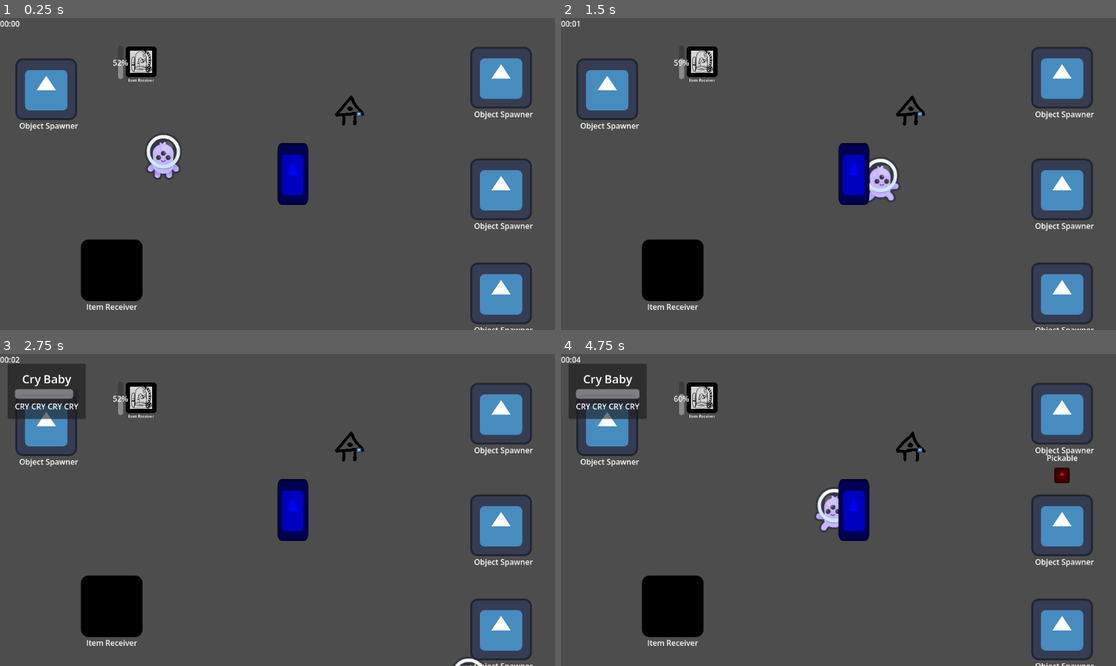
Above: before the commit, frames 1-4 (two rows, left to right).
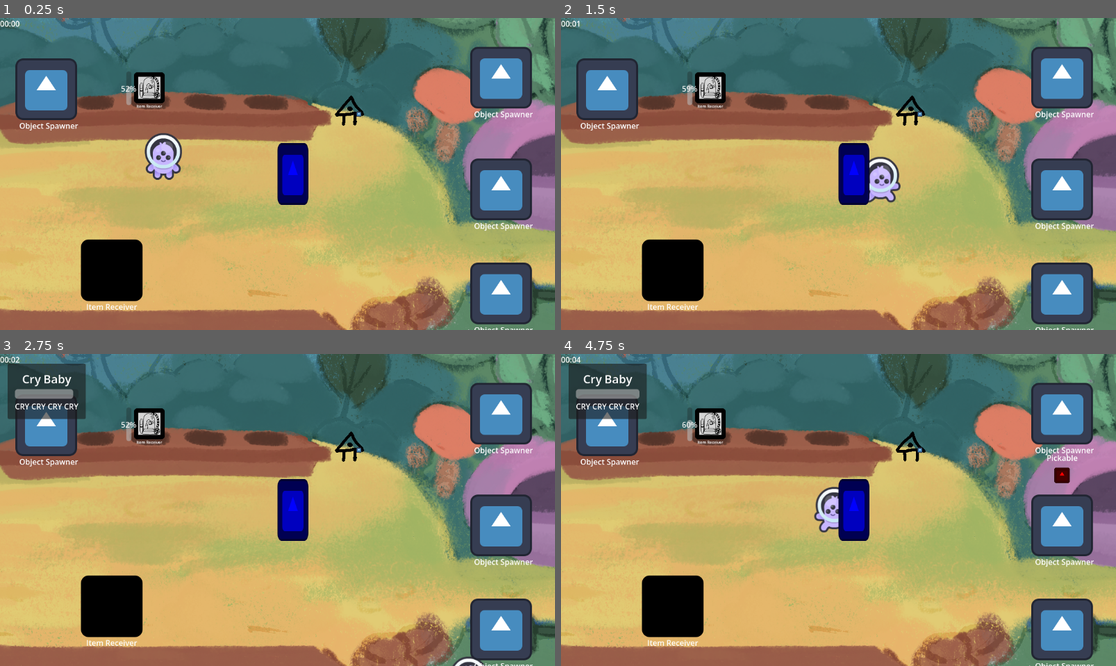
Above: after the commit, the same moments.

Repository: CamaraoLendario/Chaotic-Plants
Game: Godot game, scene res://main_world.tscn
The game is run twice, just before and just after one commit, with the same random seed, the same clock (stepped at 60 frames per second) and the same inputs. The engine's default icon, where the game draws it, is replaced by a stand-in: a white triangle on a blue panel in a dark square.
Inputs (mouse positions are in pixels of both pictures, inside the frame that each line leads up to):
- Up to frame 1 (0.25 s): no input
- Up to frame 2 (1.5 s): move the mouse to (960, 158) at 0.52 s; hold D (Right) 0.53-1.28 s; hold E (Interact) 0.53-1.28 s; move the mouse to (727, 189) at 1.27 s; hold S (Down) from 1.28 s (still down); tap F (Throw) at 1.35 s
- Up to frame 3 (2.75 s): move the mouse to (333, 441) at 2.02 s; release S (Down) at 2.03 s; hold D (Right) from 2.03 s (still down); hold E (Interact) from 2.03 s (still down)
- Up to frame 4 (4.75 s): move the mouse to (810, 572) at 2.77 s; release D (Right) at 2.78 s; release E (Interact) at 2.78 s; hold W (Up) 2.78-3.53 s; tap F (Throw) at 2.85, 4.35 s; move the mouse to (1005, 556) at 3.52 s; hold E (Interact) 3.53-4.28 s; hold A (Left) from 3.53 s (still down); move the mouse to (672, 463) at 4.27 s

The runs differ from the first frame. In frame 1, 85% of the frame differs, in the area x 0-100%, y 0-100%; in frame 2, 85%; in frame 3, 84%; in frame 4, 83%.

Commit message:
base plant pickable

Diff:
--- a/Plants/base_plant.gd
+++ b/Plants/base_plant.gd
@@ -5,12 +5,15 @@
 # Receive Item
 
 signal grew (growStage : int)
+signal finishedGrowing
 @export var isByStages : bool = false
 @export var growTime : float = 1 ## Time to grow in seconds
 @export var growGoal : int = 3 ## How many stages the plant has
-@export_group("Nodes")
+
+@export_group("References")
+@export var sprite: AnimatedSprite2D
 @export var interactable : Interactable
-@export var sprite: AnimatedSprite2D
+@export var pickable: Pickable
 
 var isGrowing: bool = true
 
@@ -21,8 +24,8 @@
 		isPlanted = value
 		(material as ShaderMaterial).set_shader_parameter("animate", value)
 
+var isPlanted: bool = false
 
-var isPlanted: bool = false
 var data: PlantData
 var isGrown : bool = false
 var GrowProgress : float: ## How far the plant is in the growing progress. from 0 to growGoal
@@ -33,12 +36,11 @@
 		check_grow_progress()
 var growProgress: float = 0
 
-
 func _ready() -> void:
 	interactable.wasInteracted.connect(on_interacted)
 	if data == null:
 		printerr("Plant ", name, " does not have data set. Null errors will occur!")
-	(material as ShaderMaterial).set_shader_parameter("startTime", randf()*2*PI) ## doesnt really get any time, but this is simpler and does the same effect
+	(material as ShaderMaterial).set_shader_parameter("startTime", randf() * 2 * PI) ## doesnt really get any time, but this is simpler and does the same effect
 
 func set_data(plantData: PlantData):
 	data = plantData
@@ -52,10 +54,15 @@
 	print("I was interacted with")
 
 func _physics_process(delta: float) -> void:
-	if (!isByStages and GrowProgress < growGoal-1 and isGrowing):
+	if (!isByStages and GrowProgress < growGoal-1 and isGrowing and !isGrown):
 		GrowProgress += (delta / growTime) * growGoal
 
 func check_grow_progress():
 	sprite.animation = "stage" +  str(int(GrowProgress))
 	if (growProgress >= growGoal-1):
-		isGrown = true
+		finishGrowing()
+
+func finishGrowing():
+	isGrown = true
+	pickable.activate()
+	finishedGrowing.emit()
--- a/Plants/base_plant.tscn
+++ b/Plants/base_plant.tscn
@@ -30,11 +30,15 @@
 "speed": 5.0
 }]
 
-[node name="BasePlant" type="Node2D" unique_id=629364572 node_paths=PackedStringArray("interactable", "sprite")]
+[sub_resource type="RectangleShape2D" id="RectangleShape2D_51v42"]
+size = Vector2(64, 64)
+
+[node name="BasePlant" type="Node2D" unique_id=629364572 node_paths=PackedStringArray("sprite", "interactable", "pickable")]
 material = SubResource("ShaderMaterial_gwtbr")
 script = ExtResource("1_ha1yr")
+sprite = NodePath("Sprite")
 interactable = NodePath("Interactable")
-sprite = NodePath("Sprite")
+pickable = NodePath("Pickable")
 
 [node name="Sprite" type="AnimatedSprite2D" parent="." unique_id=1713877530]
 use_parent_material = true
@@ -47,5 +51,10 @@
 
 [node name="Pickable" type="Area2D" parent="." unique_id=1570847046]
 collision_layer = 2
+monitoring = false
+monitorable = false
 script = ExtResource("3_evnqr")
 metadata/_custom_type_script = "uid://d5sfdadk20ij"
+
+[node name="CollisionShape2D" type="CollisionShape2D" parent="Pickable" unique_id=1406097162]
+shape = SubResource("RectangleShape2D_51v42")
--- a/Plants/pot.gd
+++ b/Plants/pot.gd
@@ -9,4 +9,4 @@
 	#itemReceiver.dropped_object.connect()
 
 func on_picked_up_object(obj: Pickable):
-	var seed = obj.owner
+	var seed: Seed = obj.owner
--- a/interact/pickable.gd
+++ b/interact/pickable.gd
@@ -40,3 +40,11 @@
 
 func can_be_interacted() -> bool:
 	return !isBeingHeld
+
+func activate():
+	monitoring = true
+	monitorable = true
+
+func deactivate():
+	monitoring = false
+	monitorable = false
--- a/main_world.tscn
+++ b/main_world.tscn
@@ -4,6 +4,7 @@
 [ext_resource type="PackedScene" uid="uid://dopujk04ltt6d" path="res://character/character.tscn" id="1_itk02"]
 [ext_resource type="PackedScene" uid="uid://bq3gnd6nxn01p" path="res://object_spawner.tscn" id="2_uoqbt"]
 [ext_resource type="Resource" uid="uid://4andksvgn7yo" path="res://game_state/levels/level0Data.tres" id="2_uue8y"]
+[ext_resource type="Texture2D" uid="uid://61kd8uwvwfj1" path="res://Map/MapBackground.png" id="3_bqrff"]
 [ext_resource type="Script" uid="uid://d1p357dnn4txx" path="res://time_label.gd" id="5_uue8y"]
 [ext_resource type="PackedScene" uid="uid://cl48nnwb65guv" path="res://Plants/steamy/water_bucket.tscn" id="5_v7yd6"]
 [ext_resource type="PackedScene" uid="uid://ulelhqvpd2il" path="res://Plants/plant_item_receiver.tscn" id="5_whfra"]
@@ -13,24 +14,69 @@
 [ext_resource type="PackedScene" uid="uid://psh2ymdga6o6" path="res://Plants/Plinko/Plinko.tscn" id="10_ko8m6"]
 [ext_resource type="Shader" uid="uid://bvni52b27fb52" path="res://Plants/base_plant.gdshader" id="11_ko8m6"]
 [ext_resource type="PackedScene" uid="uid://dygk3vngr7bt" path="res://Plants/steamy/steamy.tscn" id="13_v7yd6"]
+[ext_resource type="Texture2D" uid="uid://uf8nm2xoea25" path="res://Plants/steamy/Steamy.png" id="15_ju1fa"]
+[ext_resource type="Texture2D" uid="uid://80x8gpkb8n4v" path="res://Plants/steamy/SteamyDone.png" id="16_fc1ei"]
 
-[sub_resource type="ShaderMaterial" id="ShaderMaterial_wly0c"]
+[sub_resource type="ShaderMaterial" id="ShaderMaterial_vo8r4"]
 resource_local_to_scene = true
 shader = ExtResource("11_ko8m6")
 shader_parameter/startTime = 0.0
 shader_parameter/animate = false
 
-[sub_resource type="ShaderMaterial" id="ShaderMaterial_xftef"]
+[sub_resource type="ShaderMaterial" id="ShaderMaterial_o7wth"]
 resource_local_to_scene = true
 shader = ExtResource("11_ko8m6")
 shader_parameter/startTime = 0.0
 shader_parameter/animate = false
+
+[sub_resource type="AtlasTexture" id="AtlasTexture_a58qj"]
+atlas = ExtResource("15_ju1fa")
+region = Rect2(0, 0, 183, 186)
+
+[sub_resource type="AtlasTexture" id="AtlasTexture_tdr66"]
+atlas = ExtResource("15_ju1fa")
+region = Rect2(0, 0, 183, 186)
+
+[sub_resource type="AtlasTexture" id="AtlasTexture_x7xwt"]
+atlas = ExtResource("16_fc1ei")
+region = Rect2(0, 0, 176, 200)
+
+[sub_resource type="SpriteFrames" id="SpriteFrames_72mcj"]
+resource_local_to_scene = true
+animations = [{
+"frames": [{
+"duration": 1.0,
+"texture": SubResource("AtlasTexture_a58qj")
+}],
+"loop": true,
+"name": &"stage0",
+"speed": 5.0
+}, {
+"frames": [{
+"duration": 1.0,
+"texture": SubResource("AtlasTexture_tdr66")
+}],
+"loop": true,
+"name": &"stage1",
+"speed": 5.0
+}, {
+"frames": [{
+"duration": 1.0,
+"texture": SubResource("AtlasTexture_x7xwt")
+}],
+"loop": true,
+"name": &"stage2",
+"speed": 5.0
+}]
 
 [node name="Node2D" type="Node2D" unique_id=1937000729 node_paths=PackedStringArray("plantSpawners", "delivery") groups=["World"]]
 script = ExtResource("1_3etub")
 levelData = ExtResource("2_uue8y")
 plantSpawners = [NodePath("PlantSpawner1"), NodePath("PlantSpawner2"), NodePath("PlantSpawner3")]
 delivery = NodePath("Delivery")
+
+[node name="Sprite2D" type="Sprite2D" parent="." unique_id=22183950]
+texture = ExtResource("3_bqrff")
 
 [node name="Camera2D" type="Camera2D" parent="." unique_id=1987632420]
 
@@ -78,13 +124,18 @@
 [node name="Delivery" parent="." unique_id=1179291177 instance=ExtResource("9_uks48")]
 
 [node name="BasePlant" parent="." unique_id=629364572 instance=ExtResource("10_ko8m6")]
-material = SubResource("ShaderMaterial_wly0c")
+material = SubResource("ShaderMaterial_vo8r4")
 position = Vector2(153, -139)
 
 [node name="Steamy" parent="." unique_id=1841791848 instance=ExtResource("13_v7yd6")]
-material = SubResource("ShaderMaterial_xftef")
-position = Vector2(-283, -233)
+material = SubResource("ShaderMaterial_o7wth")
+position = Vector2(-266, -179)
+
+[node name="Sprite" parent="Steamy" index="1" unique_id=1713877530]
+sprite_frames = SubResource("SpriteFrames_72mcj")
 
 [connection signal="spawnedObject" from="PlantSpawner1" to="." method="on_plant_spawned"]
 [connection signal="spawnedObject" from="PlantSpawner2" to="." method="on_plant_spawned"]
 [connection signal="spawnedObject" from="PlantSpawner3" to="." method="on_plant_spawned"]
+
+[editable path="Steamy"]
